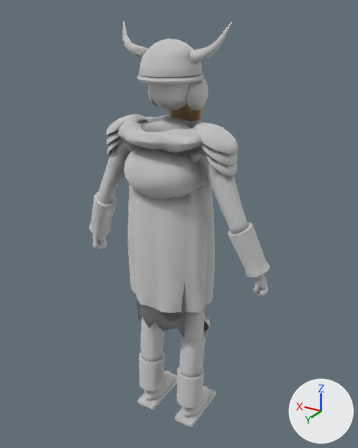
The glTF model game/assets/models/characters/crawler.glb as it was, and as the next commit left it.
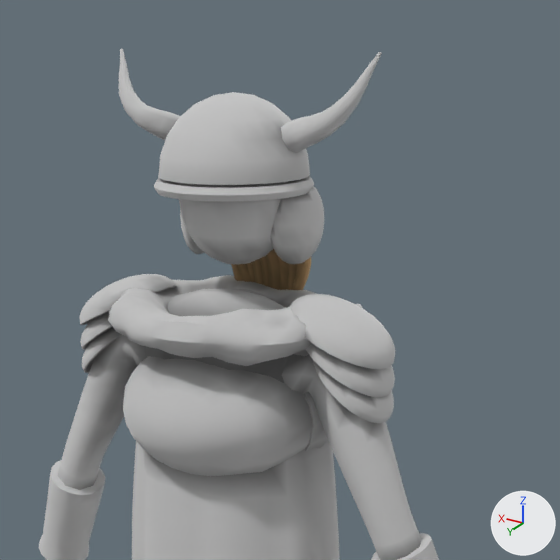
There are two pictures of each version: one whole from a camera (50 mm lens) standing at (-1.112, 1.777, 1.974) and looking at (-0.013, -0.054, 1.058), one close up on the part from 20% to 86% of the width and 0% to 52% of the height. The axes (+X, +Y, +Z) are drawn at lower right. The lights are the same throughout. The older version's two pictures come first. Vertices at exactly the same position are counted once.

Objects in the first close-up: 'crawler'.
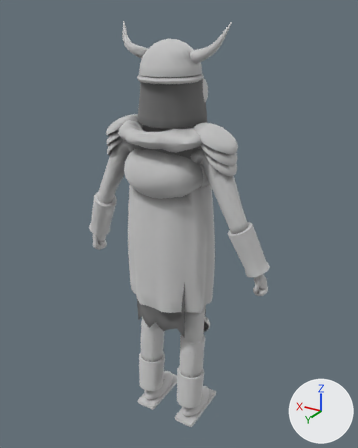
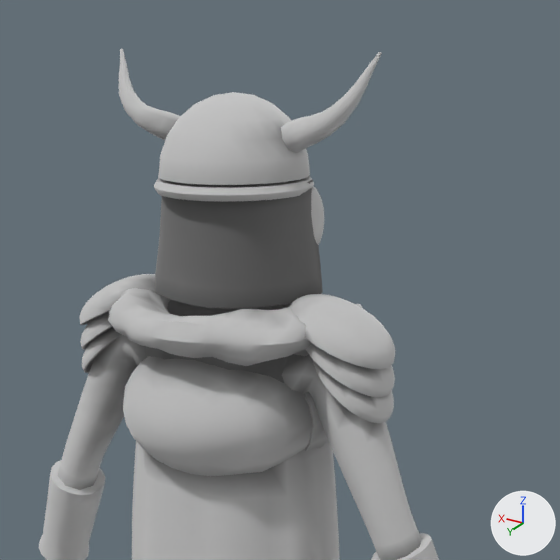
Where the change shows, as pixel boxes (x1, y1, x2, y2) in the close-ups (560 x 560 px):
part 1 of me_crawler, added: after (154, 180, 323, 309)
part 2 of me_crawler, recoloured: (123, 183, 325, 321) in both

Diff of the bpy script that builds the scene:
```diff
--- a/game/assets/models/characters/crawler.glb.py
+++ b/game/assets/models/characters/crawler.glb.py
@@ mat_chainmail @@
+mat_chainmail = bpy.data.materials.new('chainmail')
+# nodes: BsdfPrincipled, Mix, OutputMaterial, VertexColor
+# colours: white #e7e7e7, mixed with the vertex colours
@@ me_crawler @@
 # used by ob_crawler; location = (0.0, 0.0, 0.0)
-me_crawler.from_pydata(...)  # 10622 vertices, 21032 faces; spans x -0.48..0.48, y -0.21..0.21, z 0.0..1.94
+me_crawler.from_pydata(...)  # 10888 vertices, 21560 faces; spans x -0.48..0.48, y -0.21..0.21, z 0.0..1.94
+# me_crawler part 1: a new loose piece of 266 vertices spanning x -0.14..0.15, y -0.08..0.12, z 1.54..1.73, in mat_chainmail
+# me_crawler part 2: 6340 kept faces spanning x -0.32..0.31, y -0.21..0.19, z 0.0..1.86 get new vertex colours
 me_crawler.materials.append(mat_cloth_dark)
@@ me_crawler @@
 me_crawler.materials.append(mat_leather_dark)
+me_crawler.materials.append(mat_chainmail)
```
